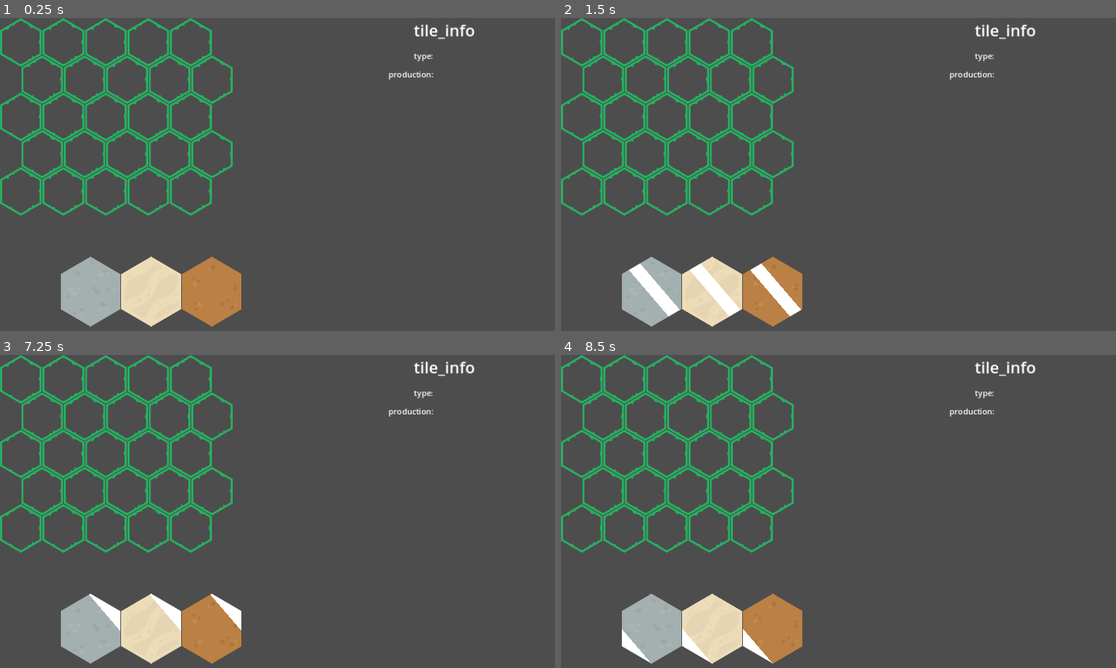
Above: before the commit, frames 1-4 (two rows, left to right).
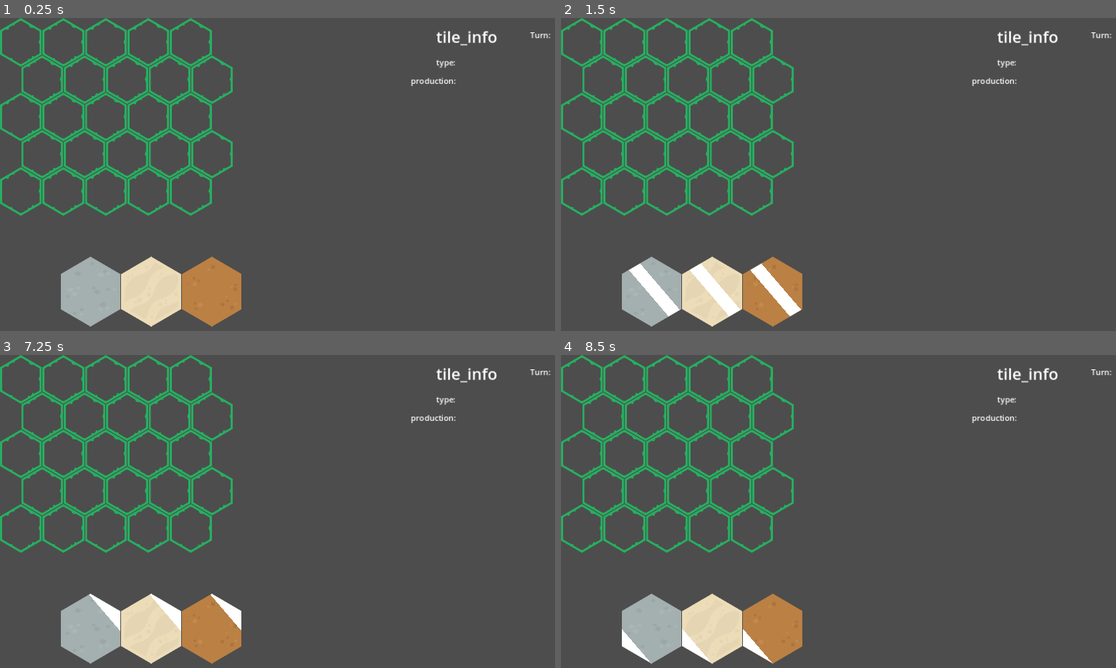
Above: after the commit, the same moments.

Repository: nicoviarnes/hex
Game: Godot game, scene res://main.tscn
Two runs of this game, one before a commit and one after it. Both use one fixed random seed, a clock stepped at 60 frames per second and the inputs below.
Inputs (mouse positions are in pixels of both pictures, inside the frame that each line leads up to):
- Up to frame 1 (0.25 s): no input
- Up to frame 2 (1.5 s): tap Enter at 0.5 s; move the mouse to (583, 43) at 0.52 s; click (583, 43) at 0.67 s; move the mouse to (622, 43) at 1.27 s; click (622, 43) at 1.42 s
- Up to frame 3 (7.25 s): move the mouse to (105, 380) at 2.02 s; click (105, 380) at 2.17 s; tap Space at 2.75, 4.25, 5.75 s; move the mouse to (149, 380) at 2.77 s; click (149, 380) at 2.92 s; tap Enter at 3.5, 5 s; move the mouse to (188, 380) at 3.52 s; click (188, 380) at 3.67 s; move the mouse to (44, 417) at 4.27 s; click (44, 417) at 4.42 s; move the mouse to (83, 417) at 5.02 s; click (83, 417) at 5.17 s; move the mouse to (127, 417) at 5.77 s; click (127, 417) at 5.92 s; move the mouse to (172, 417) at 6.52 s; click (172, 417) at 6.67 s
- Up to frame 4 (8.5 s): move the mouse to (771, 417) at 7.27 s; click (771, 417) at 7.42 s; move the mouse to (583, 455) at 8.02 s; click (583, 455) at 8.17 s

The runs differ from the first frame. In frame 1, 0.7% of the frame differs, in the area x 70-100%, y 2-22%; in frame 2, 0.7%; in frame 3, 0.7%; in frame 4, 0.7%.

Commit message:
build out game mechanics

Diff:
--- a/choice.gd
+++ b/choice.gd
@@ -25,6 +25,6 @@
 	glow.visible = false
 
 
-func _on_area_2d_input_event(viewport, event, shape_idx):
+func _on_area_2d_input_event(_viewport, event, _shape_idx):
 	if event is InputEventMouseButton and event.button_index == MOUSE_BUTTON_LEFT and event.pressed:
 		ChoiceManager.choice = texture
--- a/hex.gd
+++ b/hex.gd
@@ -3,11 +3,19 @@
 signal selected(node)
 
 @onready var glow = $glow
+@onready var FCTManager = $FCTManager
 
 var grass = preload("res://assets/Tiles/Terrain/Grass/grass_05.png")
 var dirt = preload("res://assets/Tiles/Terrain/Dirt/dirt_06.png")
 var stone = preload("res://assets/Tiles/Terrain/Stone/stone_07.png")
 var sand = preload("res://assets/Tiles/Terrain/Sand/sand_07.png")
+
+var TILE_TYPES = {
+	grass: ["grass", "+2 food"],
+	dirt: ["dirt", "+2 something"],
+	stone: ["stone", "+2 something"],
+	sand: ["sand", "+2 something"],
+}
 
 var type : String
 var production : String
@@ -15,6 +23,7 @@
 var neighbors = []
 
 var occupied = false
+
 
 func _on_area_2d_mouse_entered():
 	if not occupied:
@@ -34,28 +43,22 @@
 			self.texture = ChoiceManager.choice
 			ChoiceManager.choice = null
 			occupied = true
-			match self.texture:
-				grass:
-					type = "grass"
-					production = "+2 food"
-				dirt:
-					type = "dirt"
-					production = "+2 something"
-				stone:
-					type = "stone"
-					production = "+2 something"
-				sand:
-					type = "sand"
-					production = "+2 something"
-		if occupied:
+			if self.texture in TILE_TYPES:
+				var tile_type = TILE_TYPES[self.texture]
+				type = tile_type[0]
+				production = tile_type[1]
+		elif occupied && ChoiceManager.choice != null:
+			pass
+		elif occupied:
 			emit_signal("selected", self)
-			#emit a signal that updates info labels. need to connect this signal in the spawning code
-#		for neighbor in neighbors:
-#			neighbor.get_parent().get_node("glow").visible = true
+			FCTManager.show_value(15)
+			get_neighbors()
 
 
 func get_neighbors():
-	print(neighbors)
+	for neighbor in neighbors:
+		if neighbor.get_parent().type.length() > 0:
+			print(neighbor.get_parent().type)
 
 
 func _on_neigbors_area_entered(area):
--- a/hex.tscn
+++ b/hex.tscn
@@ -1,9 +1,10 @@
-[gd_scene load_steps=8 format=3 uid="uid://dhn4pq5pmuxnq"]
+[gd_scene load_steps=9 format=3 uid="uid://dhn4pq5pmuxnq"]
 
 [ext_resource type="Texture2D" uid="uid://c3ovg3hfv6r2t" path="res://assets/Tiles/Terrain/Grass/grass_18.png" id="1_1f5sa"]
 [ext_resource type="Texture2D" uid="uid://vnv4xusaeqnn" path="res://assets/Tiles/Terrain/Grass/grass_05.png" id="1_wgvmj"]
 [ext_resource type="Script" path="res://hex.gd" id="2_0vine"]
 [ext_resource type="Shader" path="res://outline.gdshader" id="4_37xox"]
+[ext_resource type="PackedScene" uid="uid://cuvgs387y66hx" path="res://utility/fct_manager.tscn" id="5_d5jxw"]
 
 [sub_resource type="RectangleShape2D" id="RectangleShape2D_dvd7s"]
 size = Vector2(116, 66.5)
@@ -36,6 +37,8 @@
 [node name="CollisionShape2D" type="CollisionShape2D" parent="neigbors"]
 shape = SubResource("CircleShape2D_yhj7f")
 
+[node name="FCTManager" parent="." instance=ExtResource("5_d5jxw")]
+
 [connection signal="input_event" from="Area2D" to="." method="_on_area_2d_input_event"]
 [connection signal="mouse_entered" from="Area2D" to="." method="_on_area_2d_mouse_entered"]
 [connection signal="mouse_exited" from="Area2D" to="." method="_on_area_2d_mouse_exited"]
--- a/main.tscn
+++ b/main.tscn
@@ -13,10 +13,10 @@
 position = Vector2(182, 550)
 
 [node name="Info" type="Label" parent="."]
-offset_left = 832.0
-offset_top = 1.0
-offset_right = 956.0
-offset_bottom = 49.0
+offset_left = 877.0
+offset_top = 14.0
+offset_right = 1001.0
+offset_bottom = 62.0
 theme_override_font_sizes/font_size = 32
 text = "tile_info"
 horizontal_alignment = 1
@@ -37,3 +37,11 @@
 offset_right = 43.0
 offset_bottom = 127.0
 text = "production: "
+
+[node name="turn" type="Label" parent="Info"]
+layout_mode = 0
+offset_left = 189.0
+offset_top = 9.0
+offset_right = 283.0
+offset_bottom = 35.0
+text = "Turn: "
--- a/random_hexes.gd
+++ b/random_hexes.gd
@@ -6,13 +6,13 @@
 
 # Called when the node enters the scene tree for the first time.
 func _ready():
+	make_choices()
+
+
+func make_choices():
 	for choice in choice_count:
 		var hex = hex_choice.instantiate()
 		hex.position.x = x_offset
 		hex.position.y = 0
 		x_offset += 122
 		add_child(hex)
-
-# Called every frame. 'delta' is the elapsed time since the previous frame.
-func _process(delta):
-	pass
--- /dev/null
+++ b/utility/fct.gd
@@ -0,0 +1,14 @@
+extends Label
+
+func show_value(value, travel, duration, spread, crit=false):
+	text = value
+	var movement = travel.rotated(randf_range(-spread/2, spread/2))
+	pivot_offset = size / 2
+
+
+	var tween = get_tree().create_tween()
+	tween.tween_property(self, "position", position + movement, duration).set_trans(Tween.TRANS_LINEAR).set_ease(Tween.EASE_IN_OUT)
+
+	tween.tween_property(self, "modulate:a", 0.0, duration).set_trans(Tween.TRANS_LINEAR).set_ease(Tween.EASE_IN_OUT)
+
+	tween.tween_callback(queue_free)
--- /dev/null
+++ b/utility/fct.tscn
@@ -0,0 +1,14 @@
+[gd_scene load_steps=2 format=3 uid="uid://jx61d0tsyt7m"]
+
+[ext_resource type="Script" path="res://utility/fct.gd" id="1_a2hso"]
+
+[node name="FCT" type="Label"]
+offset_right = 40.0
+offset_bottom = 23.0
+theme_override_colors/font_outline_color = Color(0, 0, 0, 1)
+theme_override_constants/outline_size = 4
+theme_override_font_sizes/font_size = 18
+text = "FCT"
+horizontal_alignment = 1
+vertical_alignment = 1
+script = ExtResource("1_a2hso")
--- /dev/null
+++ b/utility/fct_manager.gd
@@ -0,0 +1,12 @@
+extends Node2D
+
+var FCT = preload("res://utility/fct.tscn")
+
+var travel = Vector2(0, -60)
+var duration = 1.5
+var spread = PI/2
+
+func show_value(value, crit=false):
+	var fct = FCT.instantiate()
+	add_child(fct)
+	fct.show_value(str(value), travel, duration, spread, crit)
--- /dev/null
+++ b/utility/fct_manager.tscn
@@ -0,0 +1,6 @@
+[gd_scene load_steps=2 format=3 uid="uid://cuvgs387y66hx"]
+
+[ext_resource type="Script" path="res://utility/fct_manager.gd" id="1_ulfup"]
+
+[node name="FCTManager" type="Node2D"]
+script = ExtResource("1_ulfup")
Not shown, added: hexgame.txt
